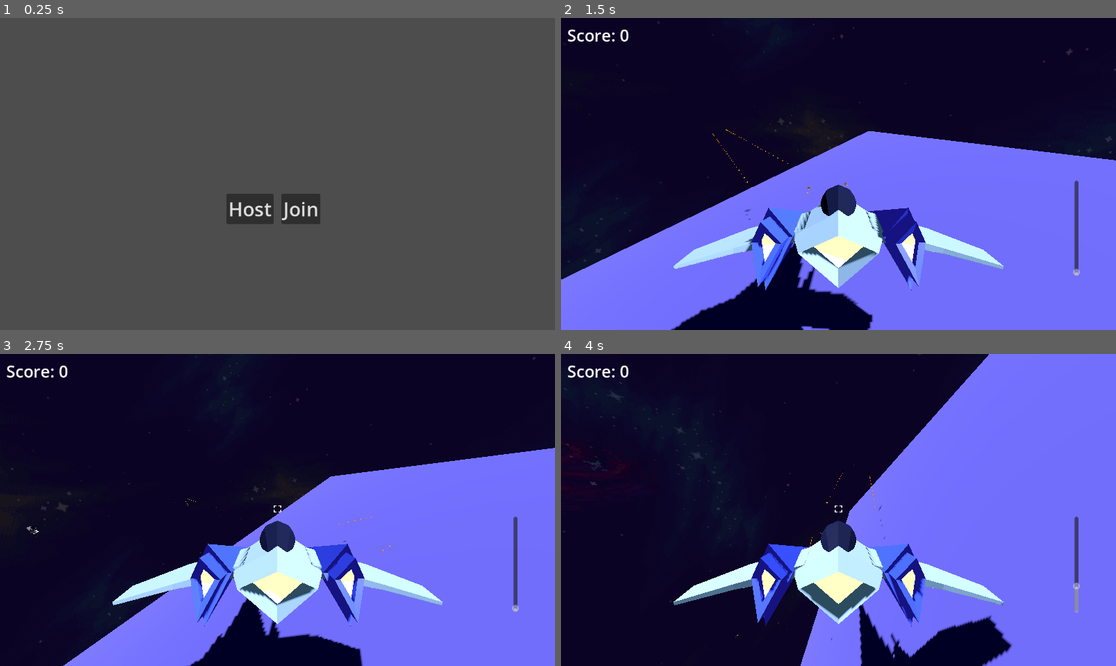
Above: before the commit, frames 1-4 (two rows, left to right).
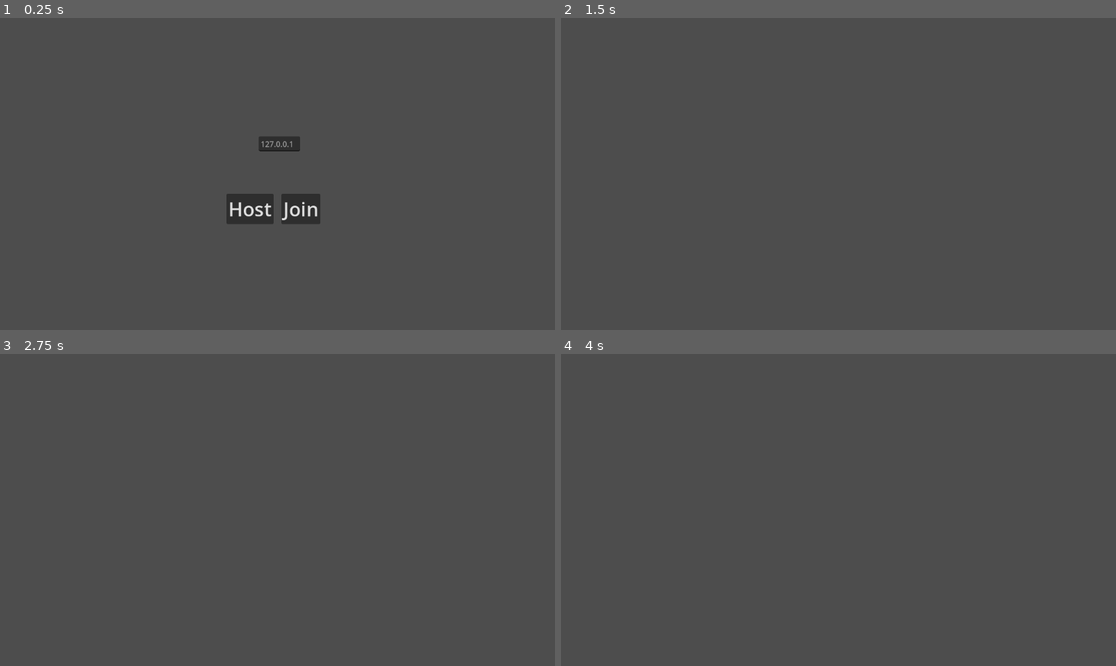
Above: after the commit, the same moments.

Repository: Bartek0x00/Space-Mission
Game: Godot game, scene res://scenes/start_screen.tscn
Same seed, same stepped clock (60 frames per second), same inputs: the game is played once before the commit and once after it.
Inputs (mouse positions are in pixels of both pictures, inside the frame that each line leads up to):
- Up to frame 1 (0.25 s): no input
- Up to frame 2 (1.5 s): click "Join" at 0.5 s; move the mouse to (960, 158) at 1.27 s; hold Right (ui_right) from 1.28 s (still down); click (960, 158) at 1.35 s
- Up to frame 3 (2.75 s): move the mouse to (166, 525) at 2.02 s; release Right (ui_right) at 2.03 s; hold S (throttle_down) from 2.03 s (still down); click (166, 525) at 2.1 s
- Up to frame 4 (4 s): move the mouse to (894, 441) at 2.77 s; release S (throttle_down) at 2.78 s; hold Right (ui_right) 2.78-3.53 s; click (894, 441) at 2.85 s; move the mouse to (810, 572) at 3.52 s; hold W (throttle_up) from 3.53 s (still down); click (810, 572) at 3.6 s

The runs differ from the first frame. In frame 1, 0.3% of the frame differs, in the area x 46-55%, y 38-43%; in frame 2, 100%, in the area x 0-100%, y 0-100%; in frame 3, 100%; in frame 4, 100%.

Commit message:
Multiplayer

Diff:
--- a/scenes/main.tscn
+++ b/scenes/main.tscn
@@ -1,16 +1,11 @@
-[gd_scene load_steps=5 format=3 uid="uid://ypck5285upfy"]
+[gd_scene load_steps=4 format=3 uid="uid://ypck5285upfy"]
 
 [ext_resource type="Script" uid="uid://6h80g83l7sx0" path="res://scripts/main.gd" id="1_jyhfs"]
-[ext_resource type="PackedScene" uid="uid://wkq5kgabux7s" path="res://scenes/player.tscn" id="1_o5qli"]
 [ext_resource type="PackedScene" uid="uid://b8plt5tqj7bje" path="res://scenes/airfield.tscn" id="2_0wfyh"]
 [ext_resource type="PackedScene" uid="uid://bxl7fugdldugv" path="res://scenes/collectable.tscn" id="3_sugp2"]
 
 [node name="Main" type="Node3D"]
 script = ExtResource("1_jyhfs")
-
-[node name="Player" parent="." instance=ExtResource("1_o5qli")]
-transform = Transform3D(1, 0, 0, 0, 1, 0, 0, 0, 1, 0, 5.89611, 0)
-collision_mask = 2
 
 [node name="DirectionalLight3D" type="DirectionalLight3D" parent="."]
 transform = Transform3D(0.701929, -0.480187, 0.526038, 0, 0.738561, 0.674186, -0.712247, -0.473231, 0.518418, 0, 1.54736, 1.80861)
--- a/scenes/start_screen.tscn
+++ b/scenes/start_screen.tscn
@@ -29,5 +29,21 @@
 theme_override_font_sizes/font_size = 40
 text = "Host"
 
+[node name="LineEdit" type="LineEdit" parent="."]
+layout_mode = 1
+anchors_preset = -1
+anchor_left = 0.5
+anchor_top = 0.394
+anchor_right = 0.5
+anchor_bottom = 0.394
+offset_left = -39.0
+offset_top = -9.31201
+offset_right = 47.0
+offset_bottom = 21.688
+grow_horizontal = 2
+grow_vertical = 2
+placeholder_text = "127.0.0.1"
+
 [connection signal="button_down" from="JoinButton" to="." method="_on_join_button_button_down"]
 [connection signal="button_down" from="HostButton" to="." method="_on_host_button_button_down"]
+[connection signal="text_changed" from="LineEdit" to="." method="_on_line_edit_text_changed"]
--- a/scripts/main.gd
+++ b/scripts/main.gd
@@ -1,34 +1,56 @@
 extends Node3D
 
-signal player_connected(peer_id, player_info)
+var players = {}
 
-var players = {}
-var players_count: int = 0
-
-var player_info = {"nickname": "Rafau"}
+@export var player_scene: PackedScene = preload("res://scenes/player.tscn")
 
 func _ready() -> void:
-	player_connected.connect(_on_player_connected)
+	multiplayer.connected_to_server.connect(_spawn_local_player)
+	multiplayer.peer_disconnected.connect(_on_peer_disconnected)
 
 func init_server(port: int = 12345) -> void:
 	var peer = ENetMultiplayerPeer.new()
 	var error = peer.create_server(port, 32)
-	if error:
-		print(error)
-	else:
-		print("Server waiting for connection...")
-		multiplayer.multiplayer_peer = peer
-		players[1] = player_info
-		player_connected.emit(1, player_info)
+	if error != OK:
+		push_error(error)
+		return
+	multiplayer.multiplayer_peer = peer
+	_spawn_local_player()
 
 func init_client(addr: String = "127.0.0.1", port: int = 12345) -> void:
 	var peer = ENetMultiplayerPeer.new()
 	var error = peer.create_client(addr, port)
-	if error:
-		print(error)
-	else:
-		print("Connected to the server")
-		multiplayer.multiplayer_peer = peer
+	if error != OK:
+		push_error(error)
+		return
+	multiplayer.multiplayer_peer = peer
 
-func _on_player_connected(peer_id, player_info) -> void:
-	print("Player %s (%d) connected", player_info.nickname, peer_id)
+
+func _spawn_local_player() -> void:
+	var my_id = multiplayer.get_unique_id()
+	if players.has(my_id):
+		return
+	var player = player_scene.instantiate()
+	player.is_local_player = true
+	player.player_id = my_id
+	add_child(player)
+	players[my_id] = player
+
+@rpc("any_peer", "call_local", "unreliable")
+func network_update_transform(peer_id: int, xform: Transform3D) -> void:
+	if peer_id == multiplayer.get_unique_id():
+		return
+
+	if not players.has(peer_id):
+		var remote = player_scene.instantiate()
+		remote.is_local_player = false
+		remote.player_id = peer_id
+		add_child(remote)
+		players[peer_id] = remote
+
+	players[peer_id].global_transform = xform
+
+func _on_peer_disconnected(id: int) -> void:
+	if players.has(id):
+		players[id].queue_free()
+		players.erase(id)
--- a/scripts/player.gd
+++ b/scripts/player.gd
@@ -1,4 +1,7 @@
 extends CharacterBody3D
+
+var is_local_player: bool = false
+var player_id: int = 0
 
 const MOUSE_SENSITIVITY: float = 0.0001
 
@@ -33,6 +36,19 @@
 		$UI/Score.text = "Score: " + str(score)
 		_last_score = score
 
+func _send_network_transform() -> void:
+	if not is_inside_tree():
+		return
+
+	if multiplayer.multiplayer_peer == null:
+		return
+
+	var main_path = get_node_or_null("/root/Main")
+	if main_path == null or not is_instance_valid(main_path):
+		return
+
+	main_path.rpc("network_update_transform", player_id, global_transform)
+
 func _ready() -> void:
 	var img = preload("res://assets/crosshair2.png").get_image()
 	img.resize(32, 32, Image.INTERPOLATE_BILINEAR)
@@ -42,12 +58,20 @@
 	if event.is_action_released("shoot"):
 		shoot_bullets()
 
-func _physics_process(_delta: float) -> void:
-	var rot_vector = Vector2.ZERO
+var rot_vector: Vector2 = Vector2.ZERO
+
+var _sync_timer: float = 0.0
+var _sync_interval: float = 0.05
+
+func _physics_process(delta: float) -> void:
+	if not is_local_player:
+		return
+
 	if get_window().has_focus():
 		var mouse_pos = get_viewport().get_mouse_position()
 		var screen_center = get_window().size * 0.5
-		rot_vector = (mouse_pos - screen_center) * Vector2(-1, -1)
+		if get_viewport().get_visible_rect().has_point(mouse_pos):
+			rot_vector = (mouse_pos - screen_center) * Vector2(-1, -1)
 
 	var local_right = (quaternion * Vector3.RIGHT).normalized()
 	var local_up = (quaternion * Vector3.UP).normalized()
@@ -74,3 +98,8 @@
 		$UI/Throttle.value = throttle
 	velocity = -basis.z * throttle
 	move_and_slide()
+
+	_sync_timer += delta
+	if _sync_timer >= _sync_interval:
+		_sync_timer = 0.0
+		_send_network_transform()
--- a/scripts/start_screen.gd
+++ b/scripts/start_screen.gd
@@ -1,7 +1,7 @@
 extends Control
 
 const PORT: int = 12345
-const IP_ADDR: String = "127.0.0.1"
+var ip_addr: String = "127.0.0.1"
 
 var packed_main: PackedScene = preload("res://scenes/main.tscn")
 
@@ -9,10 +9,13 @@
 	var main_instance = packed_main.instantiate()
 	get_tree().root.add_child(main_instance)
 	queue_free()
-	main_instance.call_deferred("init_client", IP_ADDR, PORT)
+	main_instance.call_deferred("init_client", ip_addr, PORT)
 
 func _on_host_button_button_down() -> void:
 	var main_instance = packed_main.instantiate()
 	get_tree().root.add_child(main_instance)
 	queue_free()
 	main_instance.call_deferred("init_server", PORT)
+
+func _on_line_edit_text_changed(new_text: String) -> void:
+	ip_addr = new_text
Not shown, added: export_presets.cfg
